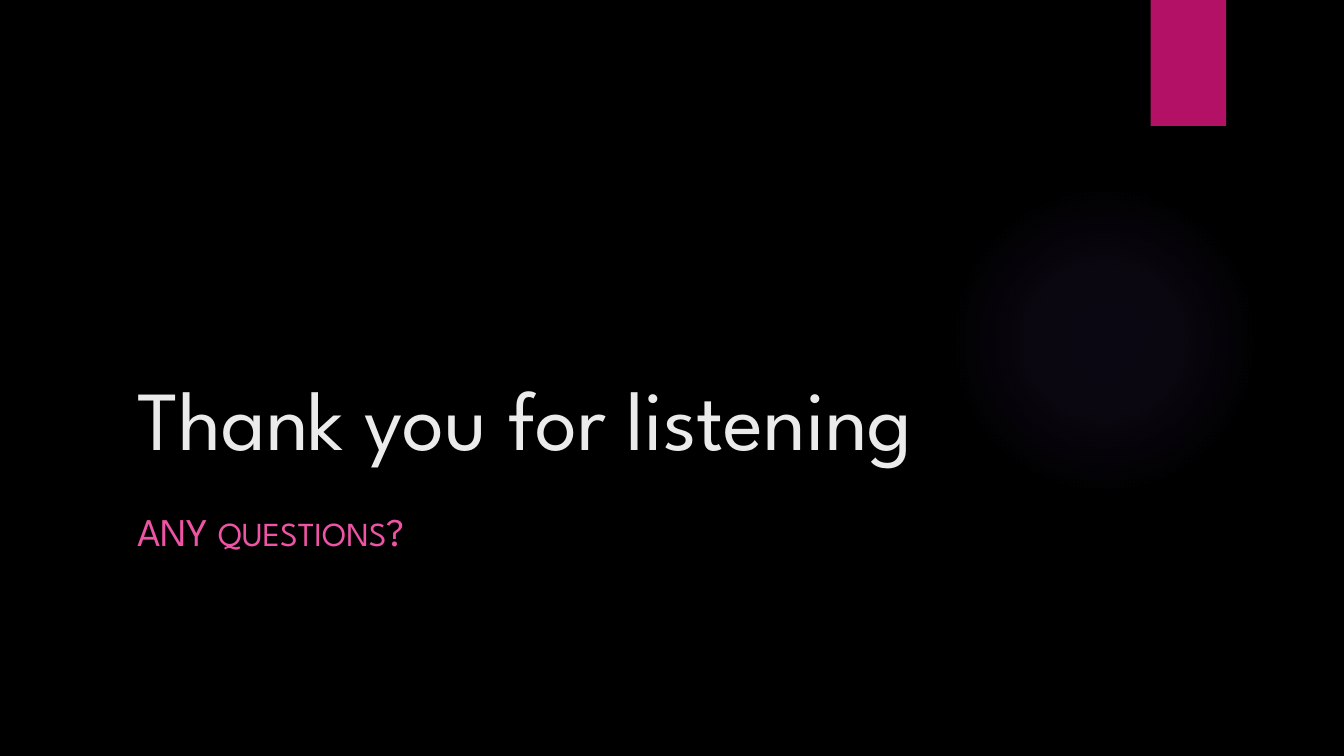
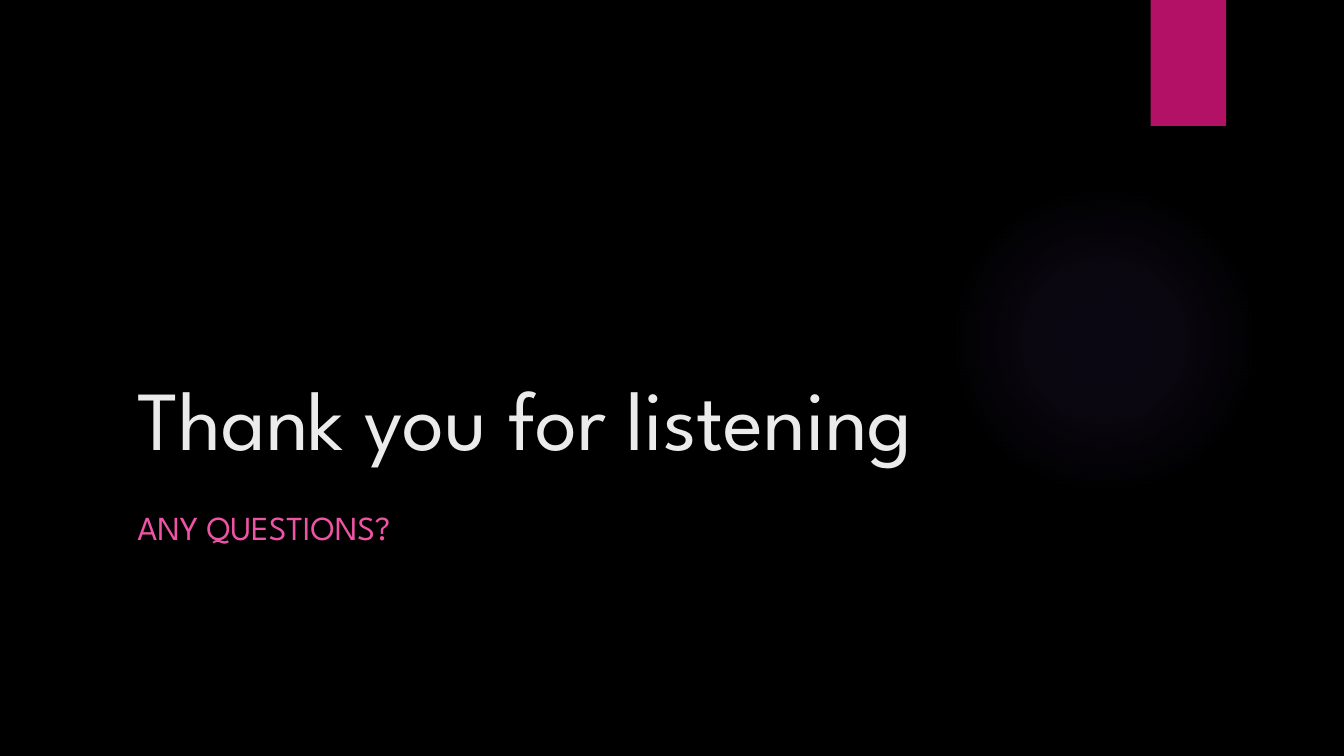
Before and after one commit to TheBartThe/assassinsGuild, a slide deck: slide 13 of Documentation/assassinsGuildPresentationCopy.pptx. Drawn at 1344x756 pixels with LibreOffice and Linux fonts; fonts in the diff are those of the drawing; background and template pictures are left out. Boxes give left, top, right and bottom in pixels: in the first picture for what was removed or moved away, otherwise in the second. Text is boxed around its words. In the diff, an @@ line names an element or a change of style, - is before the commit and + after.

Commit message:
edited presentation

```diff
--- a/Documentation/assassinsGuildPresentationCopy.pptx
+++ b/Documentation/assassinsGuildPresentationCopy.pptx
@@ subtitle "ANY QUESTIONS?" at <box>137,517,391,544</box>: size 28 to 24 pt in "ANY QUESTIONS?" @@
```
